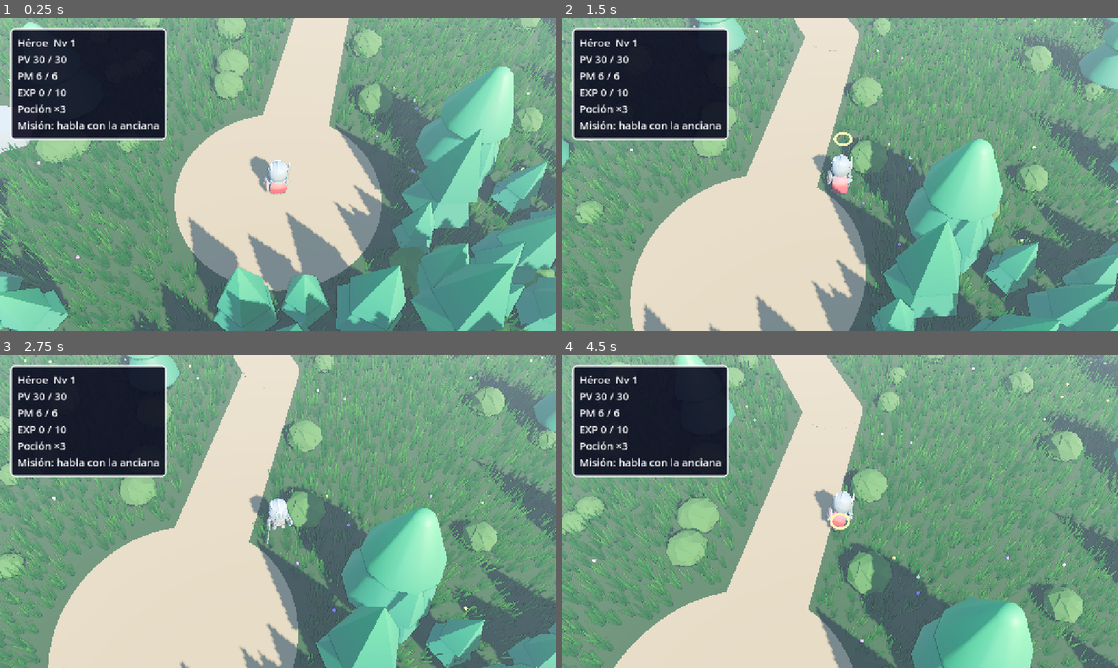
Above: before the commit, frames 1-4 (two rows, left to right).
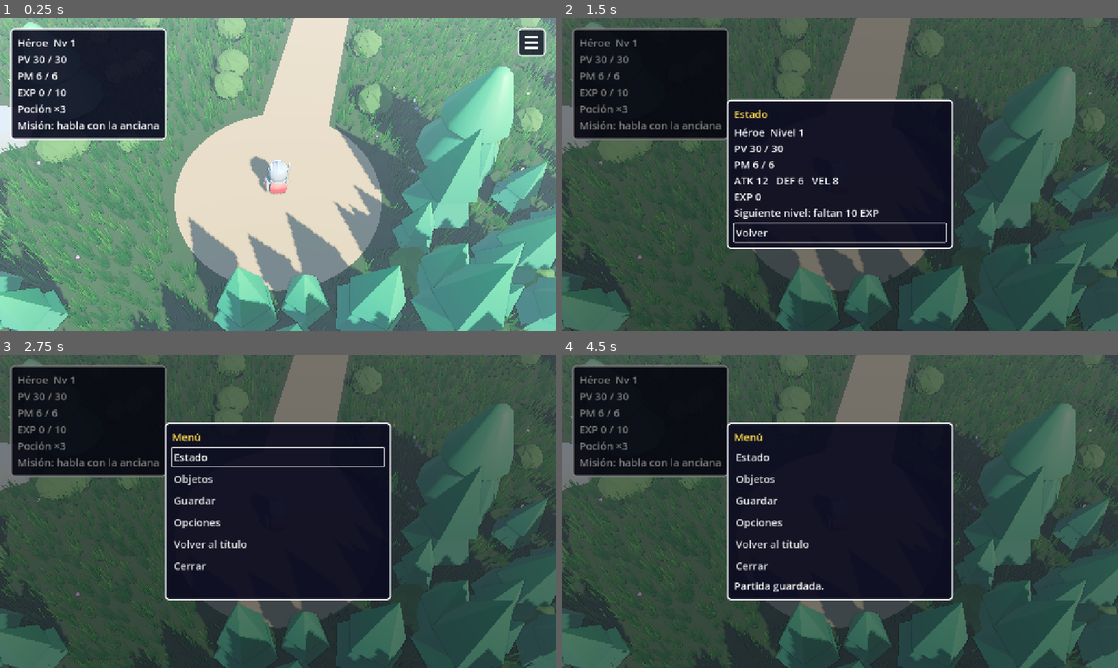
Above: after the commit, the same moments.

Repository: apergas/rpg-turnos
Game: Godot game, scene res://scenes/game/game.tscn
The game is run twice, just before and just after one commit, with the same random seed, the same clock (stepped at 60 frames per second) and the same inputs. This scene is started directly instead of the project's main scene.
Inputs (mouse positions are in pixels of both pictures, inside the frame that each line leads up to):
- Up to frame 1 (0.25 s): no input
- Up to frame 2 (1.5 s): click (1095, 43) at 0.52 s; click (840, 121) at 1.25 s, where only the run after the commit has a clickable "Estado"
- Up to frame 3 (2.75 s): click (278, 570) at 2 s, where only the run after the commit has a clickable "Volver"
- Up to frame 4 (4.5 s): click (840, 480) at 2.75 s, where only the run after the commit has a clickable "Objetos"; click (840, 539) at 3.5 s, where only the run after the commit has a clickable "Volver"; click (840, 502) at 4.25 s, where only the run after the commit has a clickable "Guardar"

The runs differ from the first frame. In frame 1, 0.5% of the frame differs, in the area x 93-99%, y 3-13%; in frame 2, 90%; in frame 3, 90%; in frame 4, 92%, in the area x 0-100%, y 0-100%.

Commit message:
Add the pause menu with status, items, save and options

Diff:
--- a/scripts/game/game.gd
+++ b/scripts/game/game.gd
@@ -5,13 +5,17 @@
 ## grace survive the battle. A defeat heals the hero and sends them back to the spawn
 ## point; EXP is kept. Talking to the old woman heals, moves the quest on and, once the
 ## slimes are reported, brings out the Rey Slime. Picks the music (map, village,
-## battle, boss) and autosaves after talking and after every won battle.
+## battle, boss), autosaves after talking and after every won battle, and opens the
+## pause menu. Emits quit_to_title when the player goes back to the title.
 ## Run on its own (res://scenes/game/game.tscn) it starts a new game with its own
 ## AudioDirector and default options.
 ##
 ## `-- --autoplay --autoplay-save`: after the first autosave that follows a won battle
 ## it prints the saved values ("Guardado: ...") and goes back to the title, which loads
 ## the save at once; the loaded game prints the same values ("Cargado: ...").
+## `-- --autoplay --autoplay-menu`: MENU_TOUR_DELAY seconds into the map (still inside
+## the encounter grace) it shows every page of the pause menu (PauseMenu.tour()), to
+## record frames of it.
 
 signal quit_to_title
 
@@ -25,6 +29,7 @@
 const SAFE_NOTICE := "¡Villaclaro está a salvo!"
 const SAVED_NOTICE := "Partida guardada."
 const LOAD_FAILED_NOTICE := "No se pudo cargar la partida. Empiezas de nuevo."
+const MENU_TOUR_DELAY := 1.0
 
 var state: GameState
 ## Seconds played, saved with the game; stops while paused.
@@ -32,12 +37,14 @@
 
 var _world: World
 var _fade: ColorRect
+var _pause: PauseMenu
 var _audio: AudioDirector
 var _options: GameOptions
 var _save := {}
 var _busy := false
 var _autoplay := false
 var _autoplay_save := false
+var _autoplay_menu := false
 var _last_quest_text := ""
 
 
@@ -53,6 +60,7 @@
 	var args := OS.get_cmdline_user_args()
 	_autoplay = args.has("--autoplay")
 	_autoplay_save = _autoplay and args.has("--autoplay-save")
+	_autoplay_menu = _autoplay and args.has("--autoplay-menu")
 	if _options == null:
 		_options = GameOptions.new()
 	if _audio == null:
@@ -80,9 +88,12 @@
 	_world.set_boss_present(state.quest.boss_available())
 	_refresh_status()
 	_build_fade()
+	_build_pause()
 	_play_map_music()
 	if load_failed:
 		_world.show_notice(LOAD_FAILED_NOTICE)
+	if _autoplay_menu:
+		get_tree().create_timer(MENU_TOUR_DELAY).timeout.connect(_pause.tour)
 
 
 func _process(delta: float) -> void:
@@ -92,7 +103,7 @@
 func _on_encounter(boss: bool) -> void:
 	if _busy:
 		return
-	_busy = true
+	_set_busy(true)
 	var enemy_data: Combatant = BOSS_DATA if boss else SLIME_DATA
 	await _fade_to(1.0)
 	_world.set_active(false)
@@ -127,14 +138,14 @@
 			print("Guardado: %s" % _summary(data))
 			quit_to_title.emit()
 			return
-	_busy = false
+	_set_busy(false)
 
 
 ## The old woman always heals; what she says and gives comes from the quest.
 func _on_talk() -> void:
 	if _busy:
 		return
-	_busy = true
+	_set_busy(true)
 	var result := state.quest.talk()
 	var lines: Array[String] = []
 	lines.append_array(result.lines)
@@ -146,7 +157,7 @@
 	await _world.show_dialogue(Quest.NPC_NAME, lines)
 	_world.set_boss_present(state.quest.boss_available())
 	_autosave(true)
-	_busy = false
+	_set_busy(false)
 
 
 ## Writes the save file; shows SAVED_NOTICE if notice. Returns the saved data, or an
@@ -161,9 +172,25 @@
 	return data
 
 
+func _on_save_requested() -> void:
+	var data := SaveData.from_state(state, _world.player_position(), play_time)
+	_pause.show_save_result(SaveStore.save_game(data))
+
+
+func _on_title_requested() -> void:
+	get_tree().paused = false
+	quit_to_title.emit()
+
+
 ## Map music, or the village one inside the clearing.
 func _play_map_music() -> void:
 	_audio.play_music(MusicLibrary.VILLAGE if _world.in_village() else MusicLibrary.MAP)
+
+
+## The pause menu only opens on the map with nothing else going on.
+func _set_busy(busy: bool) -> void:
+	_busy = busy
+	_pause.available = not busy and not _autoplay
 
 
 ## Updates the map's status window; on autoplay also prints each new quest line.
@@ -191,6 +218,19 @@
 	layer.add_child(_fade)
 
 
+func _build_pause() -> void:
+	var layer := CanvasLayer.new()
+	layer.layer = 5
+	add_child(layer)
+	_pause = PauseMenu.new()
+	_pause.setup(state, _options, _audio)
+	layer.add_child(_pause)
+	_pause.save_requested.connect(_on_save_requested)
+	_pause.title_requested.connect(_on_title_requested)
+	_pause.state_changed.connect(_refresh_status)
+	_pause.available = not _autoplay
+
+
 func _fade_to(alpha: float) -> void:
 	var t := create_tween()
 	t.tween_property(_fade, "color:a", alpha, FADE_TIME)
--- /dev/null
+++ b/scripts/ui/pause_menu.gd
@@ -0,0 +1,373 @@
+class_name PauseMenu extends Control
+## Pause menu of the world map. Esc or P, or the ☰ button in the top right corner
+## (mouse and touch), open it while `available`; it pauses the tree until it closes.
+## Pages: main list (Estado, Objetos, Guardar, Opciones, Volver al título, Cerrar),
+## Estado (hero stats), Objetos (the potion can be drunk here), Opciones
+## (OptionsPanel) and a confirmation before going back to the title. Esc goes back one
+## page. Keeps running while paused. Call setup() before adding it to the tree.
+
+signal save_requested
+signal title_requested
+## The hero or the inventory changed (a potion was drunk), so the map can refresh.
+signal state_changed
+
+const FONT_SIZE := 24
+const TITLE_COLOR := Color(1.0, 0.85, 0.3)
+const MENU_BUTTON_SIZE := Vector2(64, 64)
+const MENU_BUTTON_MARGIN := 24.0
+## Seconds each page stays open in tour().
+const TOUR_STEP := 1.5
+
+## False while a battle, a dialogue or a fade is on: the menu can't open.
+var available := false:
+	set(value):
+		available = value
+		if _menu_button:
+			_menu_button.visible = value and not is_open()
+
+var _state: GameState
+var _options: GameOptions
+var _audio: AudioDirector
+var _menu_button: Button
+var _shade: ColorRect
+var _window: PanelContainer
+var _pages: Dictionary = {}
+var _main_message: Label
+var _status_label: Label
+var _items_box: VBoxContainer
+var _items_message: Label
+var _options_panel: OptionsPanel
+var _page := ""
+## True while the code moves the focus itself, so that move makes no sound.
+var _quiet_focus := false
+
+
+func setup(state: GameState, options: GameOptions, audio: AudioDirector) -> void:
+	_state = state
+	_options = options
+	_audio = audio
+
+
+func _ready() -> void:
+	process_mode = Node.PROCESS_MODE_ALWAYS
+	set_anchors_and_offsets_preset(Control.PRESET_FULL_RECT)
+	mouse_filter = Control.MOUSE_FILTER_IGNORE
+	_build_menu_button()
+	_shade = ColorRect.new()
+	_shade.color = Color(0, 0, 0, 0.5)
+	_shade.set_anchors_preset(Control.PRESET_FULL_RECT)
+	_shade.hide()
+	add_child(_shade)
+	var center := CenterContainer.new()
+	center.set_anchors_preset(Control.PRESET_FULL_RECT)
+	center.mouse_filter = Control.MOUSE_FILTER_IGNORE
+	add_child(center)
+	_window = BattleHud.make_window()
+	_window.custom_minimum_size = Vector2(520, 0)
+	_window.hide()
+	center.add_child(_window)
+	var stack := VBoxContainer.new()
+	_window.add_child(stack)
+	_build_main(stack)
+	_build_status(stack)
+	_build_items(stack)
+	_build_options(stack)
+	_build_confirm(stack)
+	available = available
+
+
+func is_open() -> bool:
+	return _page != ""
+
+
+func open() -> void:
+	if is_open() or not available:
+		return
+	get_tree().paused = true
+	_shade.show()
+	_window.show()
+	_menu_button.hide()
+	_main_message.text = ""
+	_sfx(SfxLibrary.ACCEPT)
+	_show_page("main")
+
+
+func close() -> void:
+	if not is_open():
+		return
+	_page = ""
+	_shade.hide()
+	_window.hide()
+	_sfx(SfxLibrary.CANCEL)
+	get_tree().paused = false
+	available = available
+
+
+## Game calls it after save_requested with whether the file was written.
+func show_save_result(ok: bool) -> void:
+	_main_message.text = "Partida guardada." if ok else "No se pudo guardar."
+	_sfx(SfxLibrary.SAVE if ok else SfxLibrary.CANCEL)
+
+
+## Shows the ☰ button for TOUR_STEP seconds, then opens the menu (even if not
+## available), shows every page for TOUR_STEP seconds and closes it. Used by
+## `--autoplay-menu` to record frames of the menu; prints each page.
+func tour() -> void:
+	var was_available := available
+	available = true
+	await get_tree().create_timer(TOUR_STEP, true).timeout
+	open()
+	for page in ["main", "status", "items", "options"]:
+		_show_page(page)
+		print("Menú: %s" % page)
+		await get_tree().create_timer(TOUR_STEP, true).timeout
+	close()
+	available = was_available
+
+
+func _unhandled_input(event: InputEvent) -> void:
+	var key := event as InputEventKey
+	if key == null or not key.pressed or key.echo:
+		return
+	if key.physical_keycode != KEY_ESCAPE and key.physical_keycode != KEY_P:
+		return
+	if not is_open():
+		if available:
+			get_viewport().set_input_as_handled()
+			open()
+		return
+	get_viewport().set_input_as_handled()
+	match _page:
+		"main":
+			close()
+		"options":
+			_options_panel.back()
+		_:
+			_back_to_main()
+
+
+func _show_page(page: String) -> void:
+	_page = page
+	for name: String in _pages:
+		(_pages[name] as Control).visible = name == page
+	match page:
+		"status":
+			_status_label.text = _status_text()
+		"items":
+			_items_message.text = ""
+			_fill_items()
+	_quiet_focus = true
+	if page == "options":
+		_options_panel.focus_first()
+	else:
+		var first := _first_button(_pages[page])
+		if first:
+			first.grab_focus()
+	_quiet_focus = false
+
+
+func _back_to_main() -> void:
+	_sfx(SfxLibrary.CANCEL)
+	_show_page("main")
+
+
+func _status_text() -> String:
+	var hero := _state.hero
+	var lines := PackedStringArray([
+		"%s  Nivel %d" % [hero.display_name, hero.level],
+		"PV %d / %d" % [hero.hp, hero.max_hp],
+		"PM %d / %d" % [hero.mp, hero.max_mp],
+		"ATK %d   DEF %d   VEL %d" % [hero.attack, hero.defense, hero.speed],
+		"EXP %d" % hero.experience,
+	])
+	var next := Leveling.exp_for_next(hero.level)
+	if next < 0:
+		lines.append("Nivel máximo")
+	else:
+		lines.append("Siguiente nivel: faltan %d EXP" % (next - hero.experience))
+	return "\n".join(lines)
+
+
+## One row per item carried: name, count and "Usar" (disabled at full HP).
+func _fill_items() -> void:
+	# Removed at once (the pressed "Usar" may be one of them) and freed at the end of the frame.
+	for child in _items_box.get_children():
+		_items_box.remove_child(child)
+		child.queue_free()
+	var items := _state.inventory.to_dict()
+	var any := false
+	for id: String in items:
+		if items[id] <= 0:
+			continue
+		any = true
+		var row := HBoxContainer.new()
+		row.add_theme_constant_override("separation", 16)
+		_items_box.add_child(row)
+		var label := _label("%s ×%d" % [Inventory.display_name(id), items[id]], Color.WHITE)
+		label.custom_minimum_size = Vector2(220, 0)
+		row.add_child(label)
+		var use := _button("Usar")
+		use.disabled = _state.hero.hp >= _state.hero.max_hp
+		use.pressed.connect(_on_use_potion)
+		row.add_child(use)
+	if not any:
+		_items_box.add_child(_label("No llevas objetos.", Color.WHITE))
+
+
+func _on_use_potion() -> void:
+	var healed := _state.use_potion()
+	if healed <= 0:
+		return
+	_sfx(SfxLibrary.HEAL)
+	_fill_items()
+	_items_message.text = "Recuperas %d PV." % healed
+	state_changed.emit()
+	_quiet_focus = true
+	var first := _first_button(_pages["items"])
+	if first:
+		first.grab_focus()
+	_quiet_focus = false
+
+
+func _build_menu_button() -> void:
+	_menu_button = Button.new()
+	_menu_button.custom_minimum_size = MENU_BUTTON_SIZE
+	_menu_button.focus_mode = Control.FOCUS_NONE
+	_menu_button.add_theme_stylebox_override("normal", _menu_button_style(0.75))
+	_menu_button.add_theme_stylebox_override("hover", _menu_button_style(0.9))
+	_menu_button.add_theme_stylebox_override("pressed", _menu_button_style(1.0))
+	add_child(_menu_button)
+	_menu_button.set_anchors_preset(Control.PRESET_TOP_RIGHT)
+	_menu_button.offset_left = -MENU_BUTTON_MARGIN - MENU_BUTTON_SIZE.x
+	_menu_button.offset_right = -MENU_BUTTON_MARGIN
+	_menu_button.offset_top = MENU_BUTTON_MARGIN
+	_menu_button.offset_bottom = MENU_BUTTON_MARGIN + MENU_BUTTON_SIZE.y
+	_menu_button.pressed.connect(open)
+	# The ☰ icon as three white bars (the default font has no ☰ glyph on the web).
+	for i in 3:
+		var bar := ColorRect.new()
+		bar.color = Color.WHITE
+		bar.mouse_filter = Control.MOUSE_FILTER_IGNORE
+		bar.position = Vector2(16, 18 + i * 12)
+		bar.size = Vector2(32, 5)
+		_menu_button.add_child(bar)
+	_menu_button.hide()
+
+
+func _menu_button_style(alpha: float) -> StyleBoxFlat:
+	var style := StyleBoxFlat.new()
+	style.bg_color = Color(0.04, 0.04, 0.12, alpha)
+	style.border_color = Color.WHITE
+	style.set_border_width_all(3)
+	style.set_corner_radius_all(8)
+	return style
+
+
+func _build_main(stack: VBoxContainer) -> void:
+	var page := _page_box(stack, "main", "Menú")
+	var entries := [
+		["Estado", func() -> void: _open_page("status")],
+		["Objetos", func() -> void: _open_page("items")],
+		["Guardar", func() -> void: save_requested.emit()],
+		["Opciones", func() -> void: _open_page("options")],
+		["Volver al título", func() -> void: _open_page("confirm")],
+		["Cerrar", close],
+	]
+	for entry: Array in entries:
+		var button := _button(entry[0])
+		button.pressed.connect(entry[1])
+		page.add_child(button)
+	_main_message = _label("", Color.WHITE)
+	page.add_child(_main_message)
+
+
+func _build_status(stack: VBoxContainer) -> void:
+	var page := _page_box(stack, "status", "Estado")
+	_status_label = _label("", Color.WHITE)
+	page.add_child(_status_label)
+	page.add_child(_back_button())
+
+
+func _build_items(stack: VBoxContainer) -> void:
+	var page := _page_box(stack, "items", "Objetos")
+	_items_box = VBoxContainer.new()
+	page.add_child(_items_box)
+	_items_message = _label("", Color.WHITE)
+	page.add_child(_items_message)
+	page.add_child(_back_button())
+
+
+func _build_options(stack: VBoxContainer) -> void:
+	_options_panel = OptionsPanel.new()
+	_options_panel.setup(_options, _audio)
+	_options_panel.closed.connect(func() -> void: _show_page("main"))
+	stack.add_child(_options_panel)
+	_pages["options"] = _options_panel
+
+
+func _build_confirm(stack: VBoxContainer) -> void:
+	var page := _page_box(stack, "confirm", "Volver al título")
+	page.add_child(_label("Lo que no esté guardado se perderá.", Color.WHITE))
+	var yes := _button("Sí, volver")
+	yes.pressed.connect(func() -> void: title_requested.emit())
+	page.add_child(yes)
+	var no := _button("No")
+	no.pressed.connect(_back_to_main)
+	page.add_child(no)
+
+
+func _open_page(page: String) -> void:
+	_sfx(SfxLibrary.ACCEPT)
+	_show_page(page)
+
+
+## A page: a VBox with its title, registered under name and hidden.
+func _page_box(stack: VBoxContainer, page_name: String, title: String) -> VBoxContainer:
+	var page := VBoxContainer.new()
+	page.add_theme_constant_override("separation", 8)
+	page.hide()
+	stack.add_child(page)
+	page.add_child(_label(title, TITLE_COLOR))
+	_pages[page_name] = page
+	return page
+
+
+func _back_button() -> Button:
+	var button := _button("Volver")
+	button.pressed.connect(_back_to_main)
+	return button
+
+
+func _first_button(node: Node) -> Button:
+	for child in node.get_children():
+		if child is Button and not (child as Button).disabled:
+			return child
+		var inner := _first_button(child)
+		if inner:
+			return inner
+	return null
+
+
+func _button(text: String) -> Button:
+	var button := Button.new()
+	button.text = text
+	button.flat = true
+	button.alignment = HORIZONTAL_ALIGNMENT_LEFT
+	button.add_theme_font_size_override("font_size", FONT_SIZE)
+	button.focus_entered.connect(func() -> void:
+		if not _quiet_focus:
+			_sfx(SfxLibrary.CURSOR))
+	return button
+
+
+func _label(text: String, color: Color) -> Label:
+	var label := Label.new()
+	label.text = text
+	label.add_theme_font_size_override("font_size", FONT_SIZE)
+	label.add_theme_color_override("font_color", color)
+	return label
+
+
+func _sfx(id: String) -> void:
+	if _audio:
+		_audio.play_sfx(id)
Not shown, added: scripts/ui/pause_menu.gd.uid
